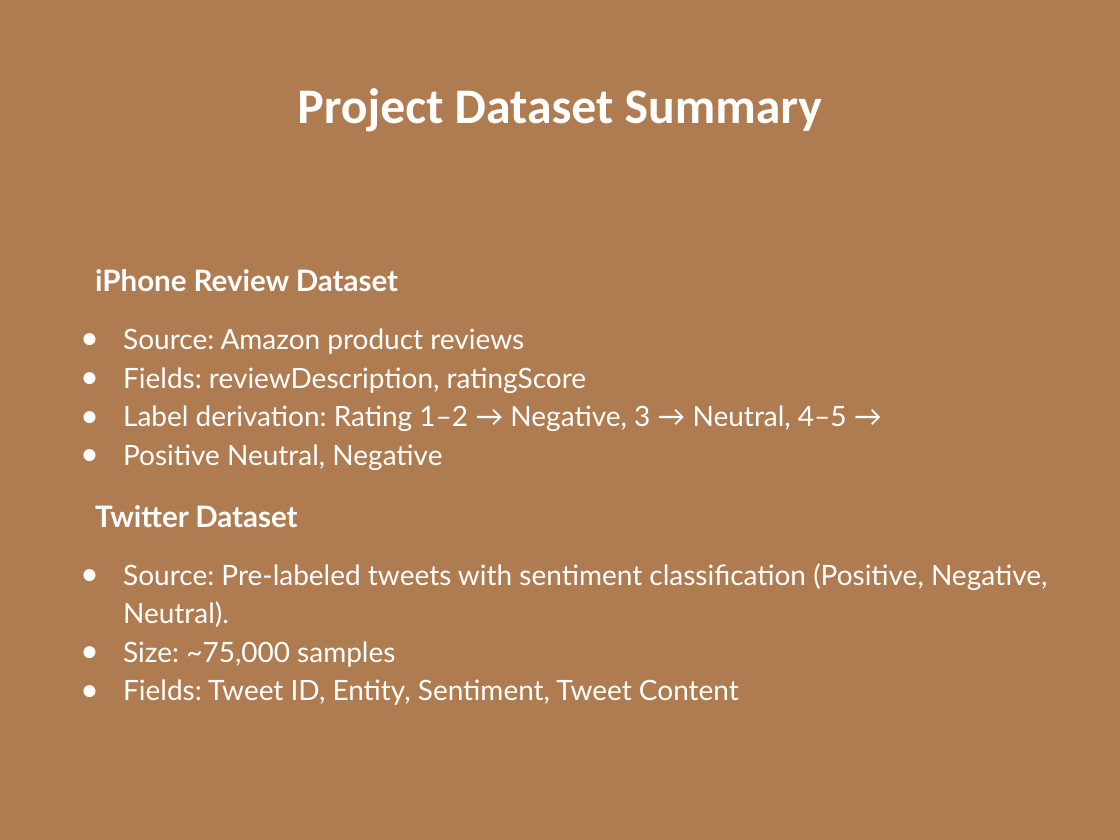
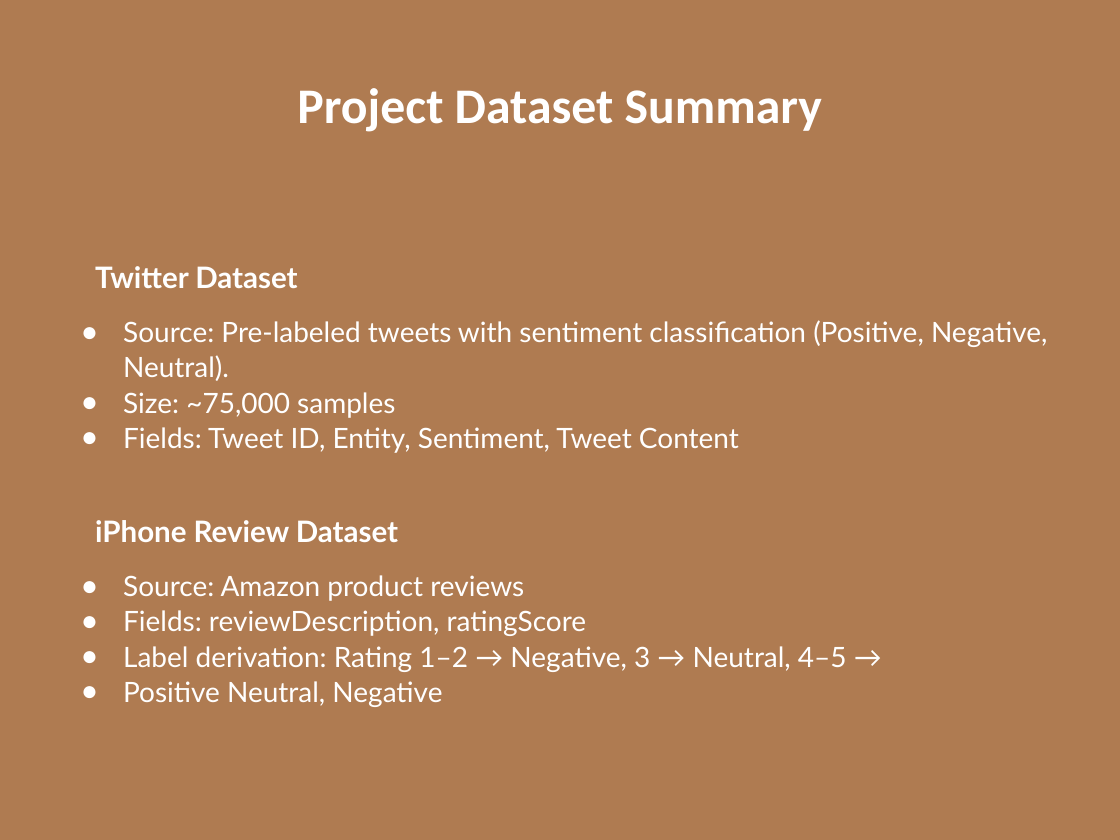
Before and after one commit to gshiva1975/AAI-510, a slide deck: slide 3 of finalproject-submission/Final Project SectionX-TeamGroup-9-Presentation.pptx. Drawn at 1120x840 pixels with LibreOffice and Linux fonts; fonts in the diff are those of the drawing; background and template pictures are left out. Boxes give left, top, right and bottom in pixels: in the first picture for what was removed or moved away, otherwise in the second. Text is boxed around its words. In the diff, an @@ line names an element or a change of style, - is before the commit and + after.

```diff
--- a/finalproject-submission/Final Project SectionX-TeamGroup-9-Presentation.pptx
+++ b/finalproject-submission/Final Project SectionX-TeamGroup-9-Presentation.pptx
@@ text at box(95, 266, 1047, 453): paragraphs added @@
+Twitter Dataset
+● Source: Pre-labeled tweets with sentiment classification (Positive, Negative, Neutral).
+● Size: ~75,000 samples
+● Fields: Tweet ID, Entity, Sentiment, Tweet Content
@@ text at box(95, 505, 1047, 705): paragraphs removed @@
-Twitter Dataset
-● Source: Pre-labeled tweets with sentiment classification (Positive, Negative, Neutral).
-● Size: ~75,000 samples
-● Fields: Tweet ID, Entity, Sentiment, Tweet Content
@@ text at box(95, 520, 847, 707): line spacing 1.15 to 1.05 @@
```
Also in this commit, not shown: 3 other slides changed, 1 slide removed, 1 other file.
